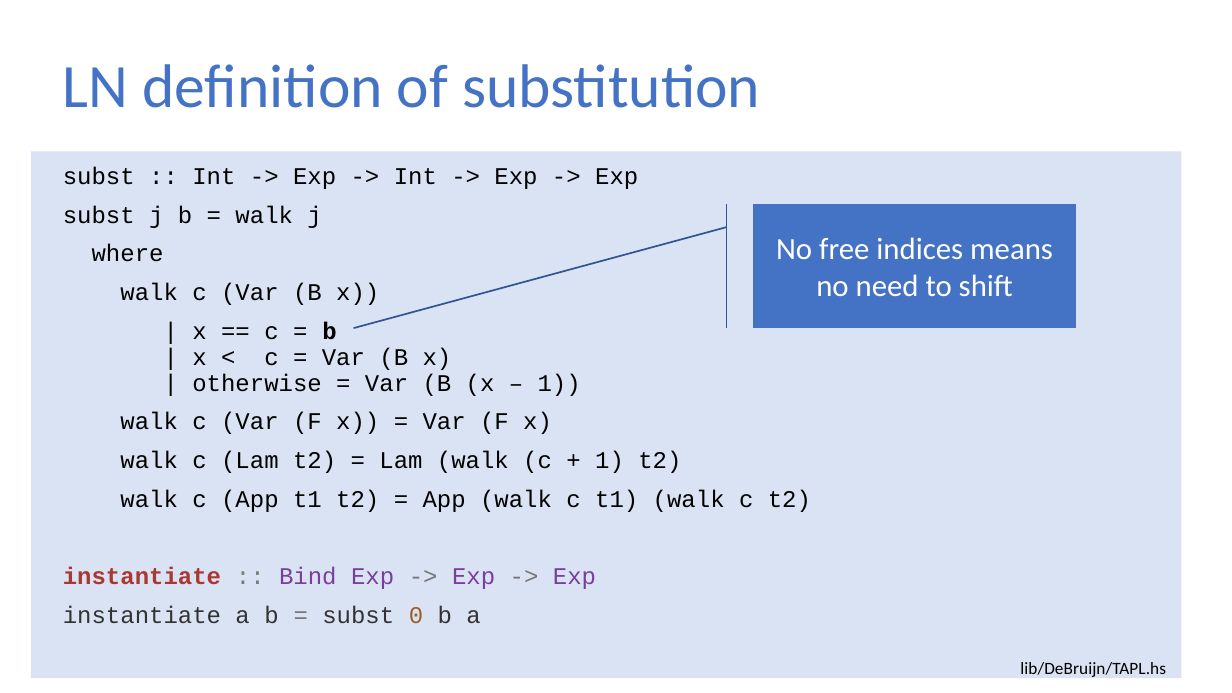
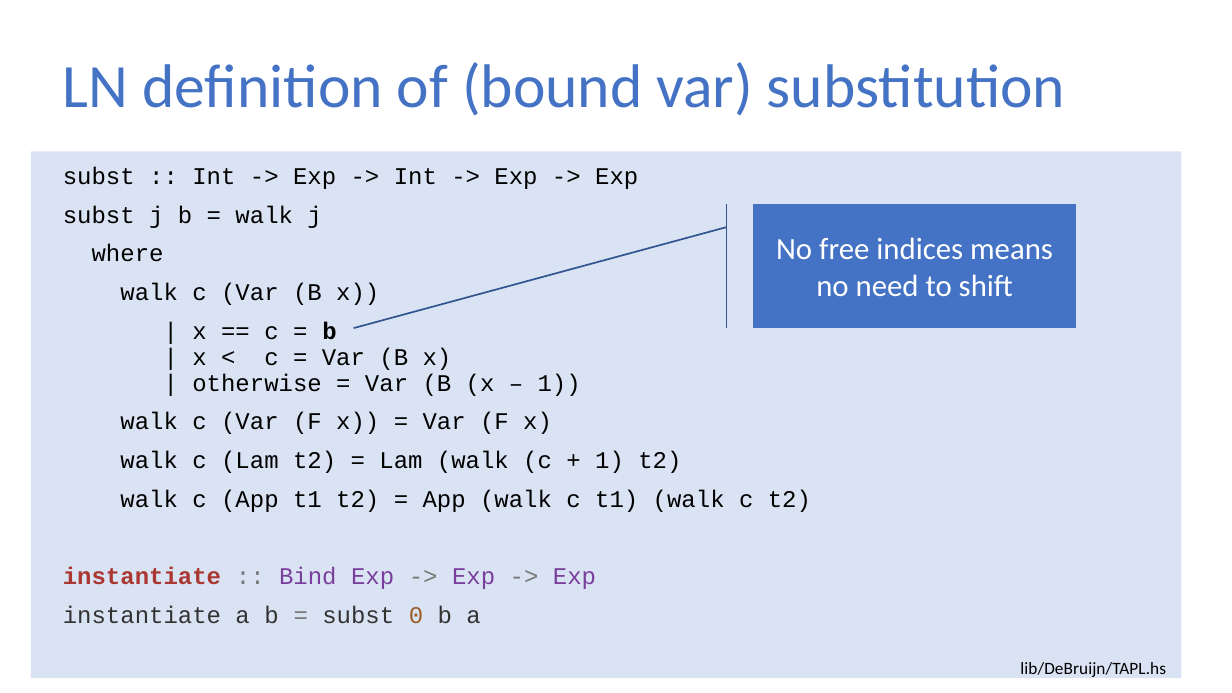
Before and after one commit to sweirich/lambda-n-ways, a slide deck: slide 36 of plclub-2021.pptx (slide 28 before the commit). Drawn at 1232x693 pixels with LibreOffice and Linux fonts; fonts in the diff are those of the drawing. Boxes give left, top, right and bottom in pixels: in the first picture for what was removed or moved away, otherwise in the second. Text is boxed around its words. In the diff, an @@ line names an element or a change of style, - is before the commit and + after.

```diff
--- a/plclub-2021.pptx
+++ b/plclub-2021.pptx
@@ title at [63,62,1065,116]: text changed @@
-LN definition of substitution
+LN definition of (bound var) substitution
```
Also in this commit, not shown: 9 other slides changed, 14 slides added, 24 other files.
